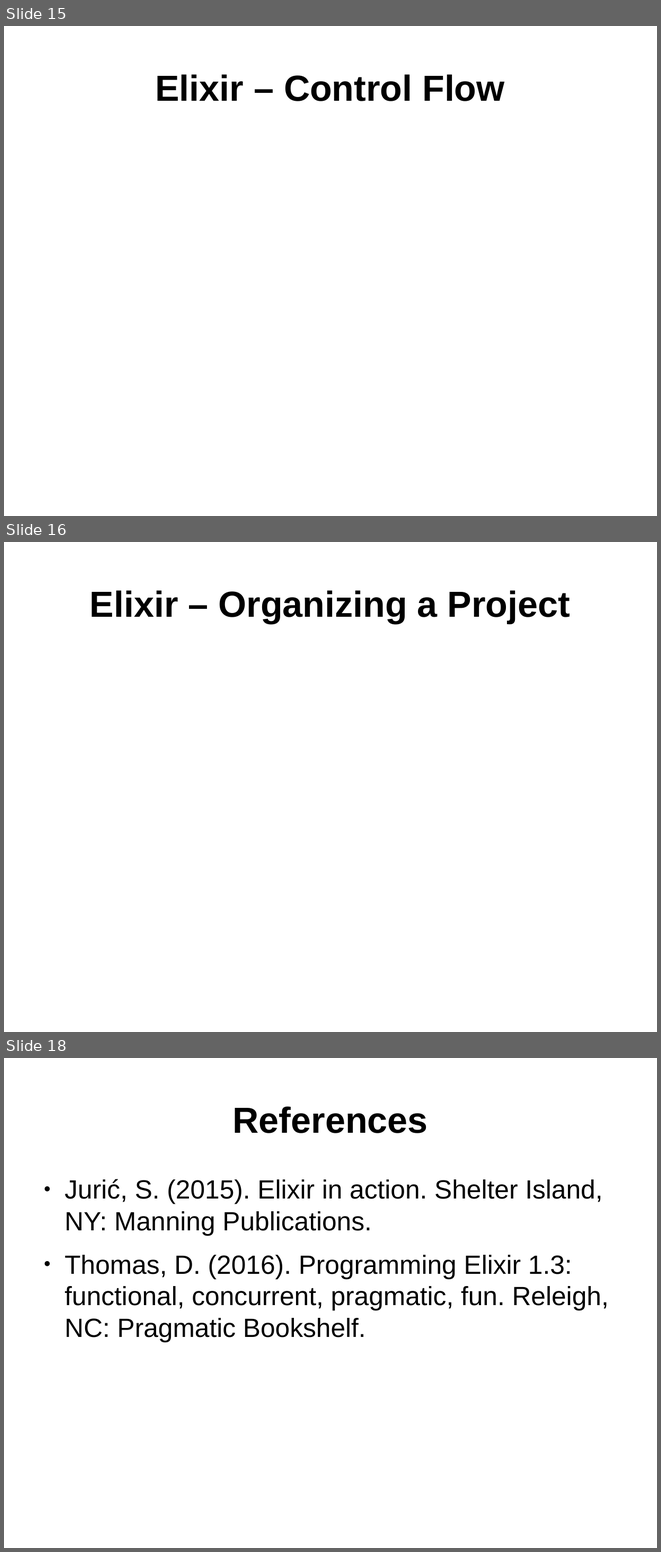
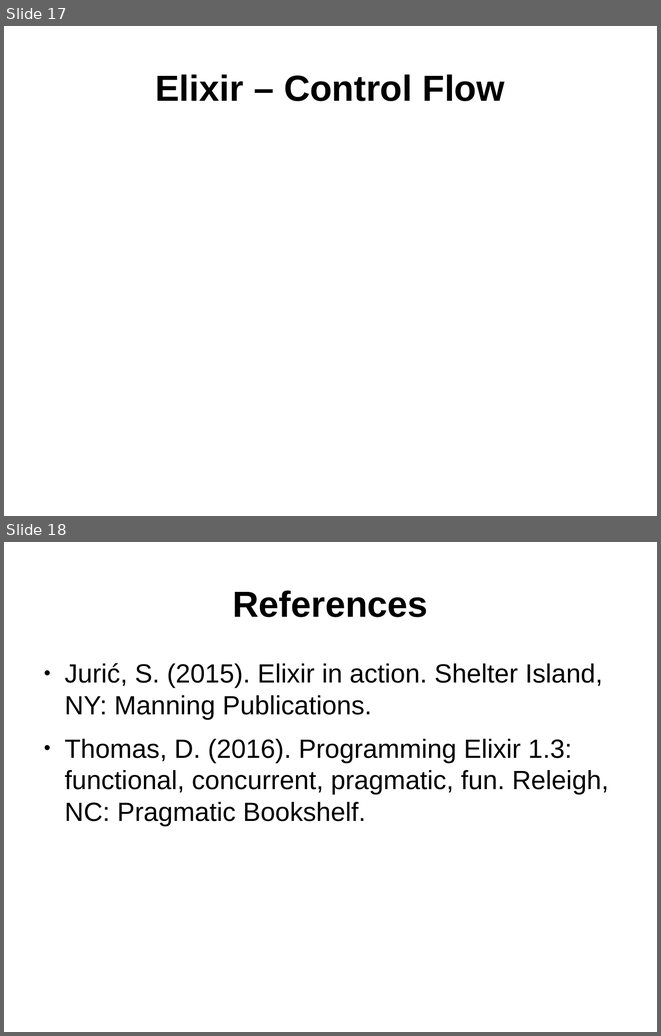
Before and after one commit to ramortegui/talks, a slide deck: elixir-basics.odp. Shown one above the other, each under a label of ours: slides 15, 16 and 18 before the commit, slides 17 and 18 after it; the slides between them are not shown. The pictures are 661x1552 and 661x1036 pixels, drawn with LibreOffice and Linux fonts; fonts in the diff are those of the drawing. Boxes give left, top, right and bottom in pixels: in the first picture for what was removed or moved away, otherwise in the second. Text is boxed around its words. In the diff, an @@ line names an element or a change of style, - is before the commit and + after.

```diff
--- a/elixir-basics.odp
+++ b/elixir-basics.odp
@@ slide 16 removed at (4,542,657,1032), background #FFFFFF @@
@@ title removed at (90,590,570,623) @@
-Elixir – Organizing a Project
@@ what was slide 15 is now slide 17 @@
```
Also in this commit, not shown: 2 slides changed, 3 slides added, 2 other slides removed.
